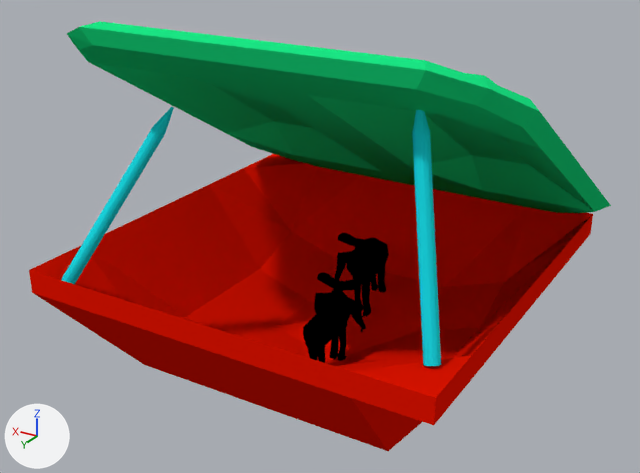
The Blender file King Of Kings Docs/NewModels/BuildingModels/Hound Pit/HoundPit1.blend as it was, and as the next commit left it.
Rendered twice from a 50 mm lens placed at (-8.45, 23.82, 8.25), pointed at (0.29, 9.27, 0.97). The lights are fixed; the arrows at lower left show +X, +Y and +Z.
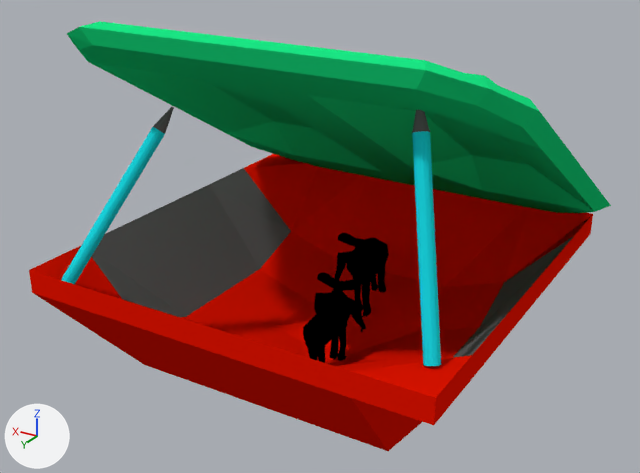
The change, as a list of edits to the scene's bpy script:
```text
Add mat_material_007:
    mat_material_007 = diffuse_material('Material.007')
    mat_material_007.base_color = (0.123, 0.123, 0.123)  # dark grey #626262
Change me_cube:
    where me_cube.from_pydata(...)  # 98 vertices, 96 faces; spans x -0.9..1.0, y 1.1..3.0, z -26.6..-11.2
    used by ob_cube; location = (0.0, 0.0, 3.31); scale = (4.42, 4.42, 0.222)
    me_cube part 1: all 8 faces centred in x -0.8..0.8, y 1.6..2.5, z -15.6..-15.0 switch from mat_material_000 (red #e71500) to mat_material_007 (dark grey #626262)
```

Boxes [x1, y1, x2, y2] around the edits, measured in the pictures (640 x 473 px):
part 1 of me_cube, recoloured
    both: [91, 168, 574, 358]
